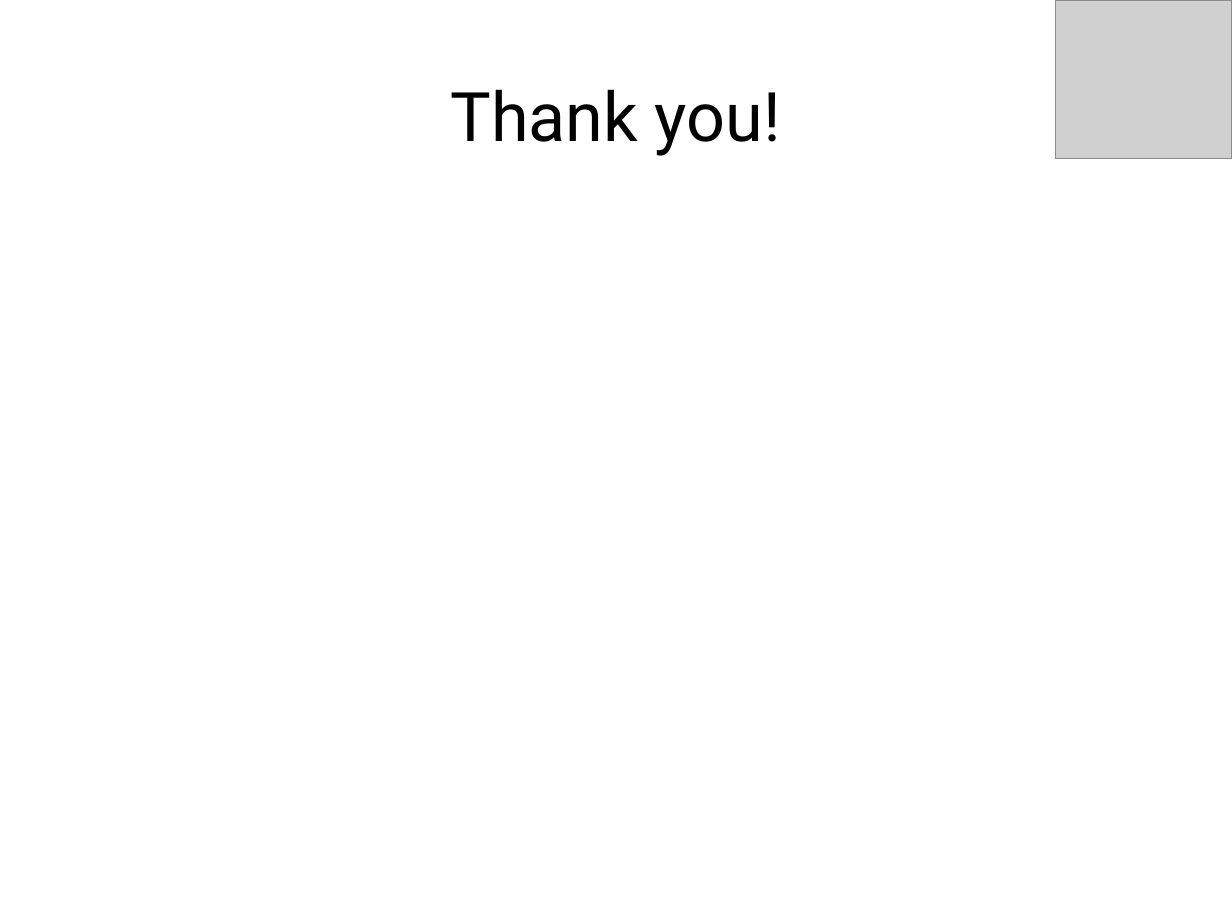
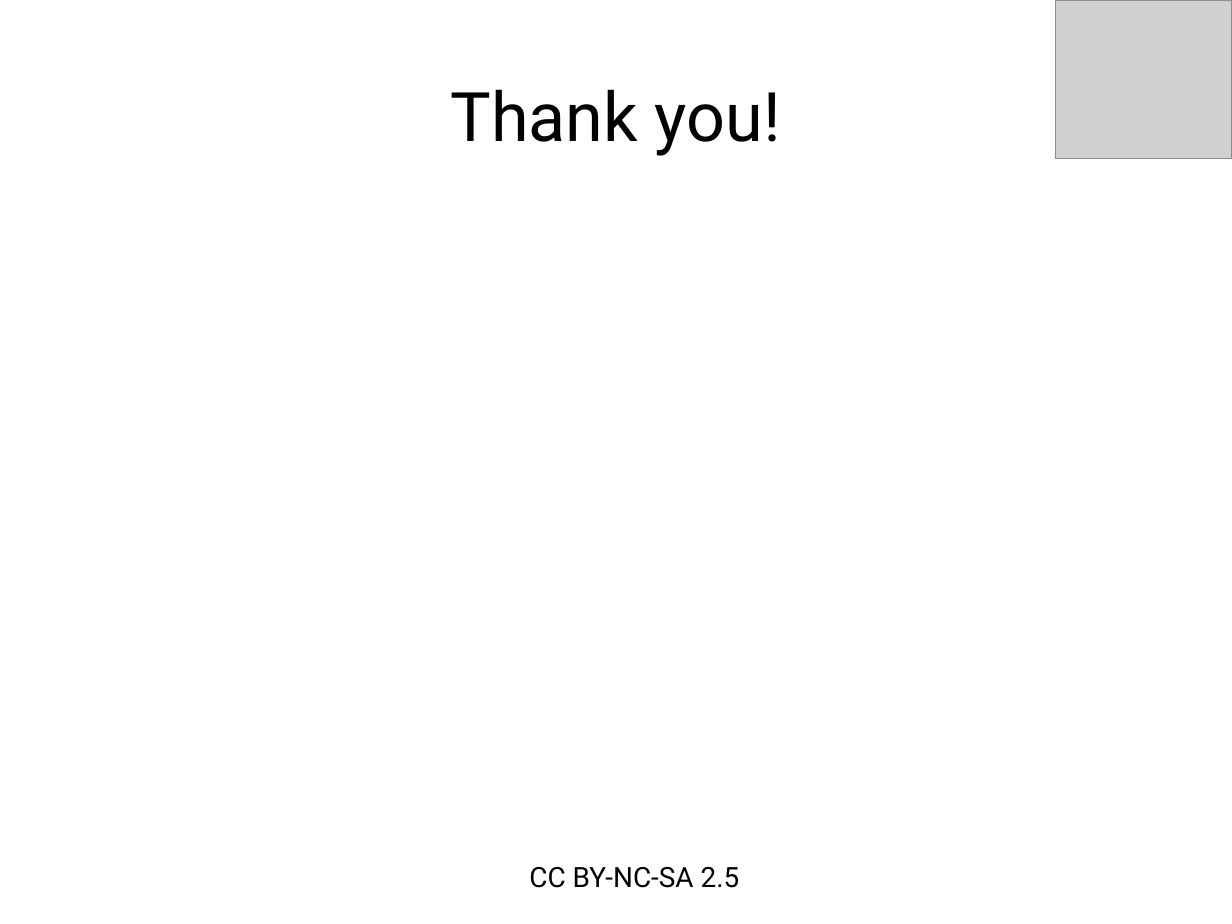
Before and after one commit to pranavcode/git-tutorial, a slide deck: slide 13 of git-tutorial-pranav-kulkarni.odp. Drawn at 1232x924 pixels with LibreOffice and Linux fonts; fonts in the diff are those of the drawing; grey boxes stand for pictures. Boxes give left, top, right and bottom in pixels: in the first picture for what was removed or moved away, otherwise in the second. Text is boxed around its words. In the diff, an @@ line names an element or a change of style, - is before the commit and + after.

```diff
--- a/git-tutorial-pranav-kulkarni.odp
+++ b/git-tutorial-pranav-kulkarni.odp
@@ text added at [529, 867, 740, 888], 18 pt, text #000000 @@
+CC BY-NC-SA 2.5
```
Also in this commit, not shown: 2 other slides changed, 1 other file.
